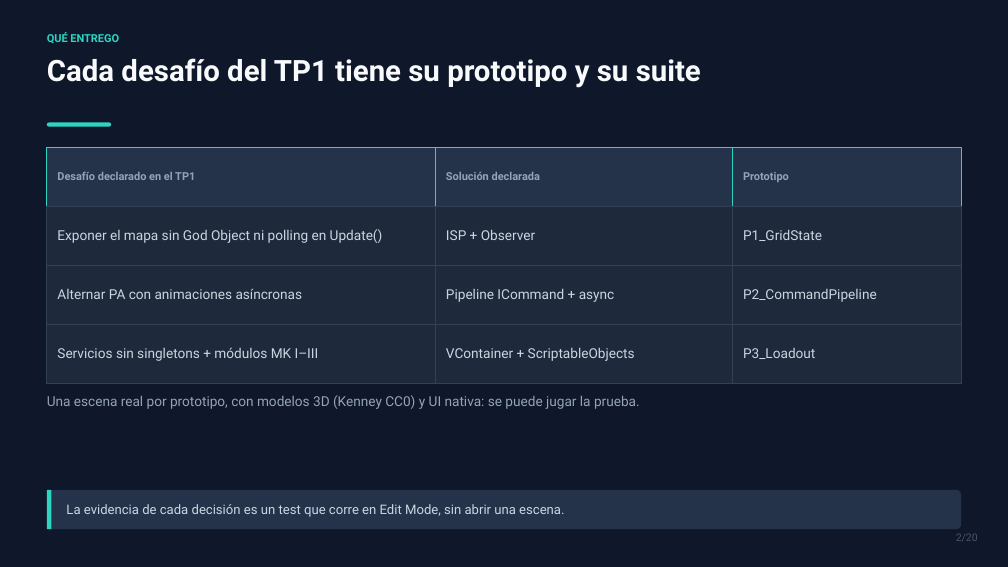
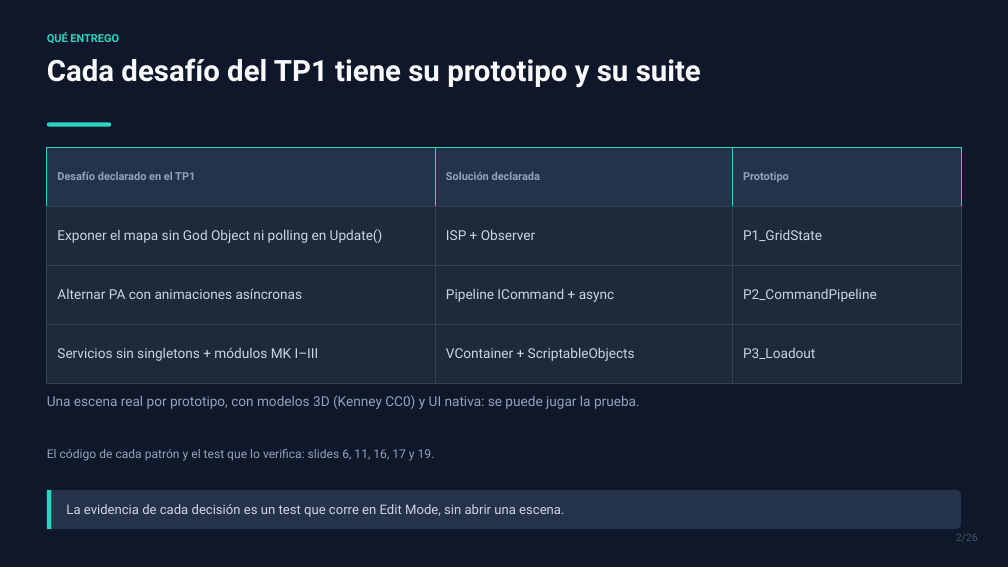
Before and after one commit to SenKetZu/HexPG, a slide deck: slide 2 of docs/presentacion/TP2-VoidHex-Tactics.pptx. Drawn at 1008x567 pixels with LibreOffice and Linux fonts; fonts in the diff are those of the drawing. Boxes give left, top, right and bottom in pixels: in the first picture for what was removed or moved away, otherwise in the second. Text is boxed around its words. In the diff, an @@ line names an element or a change of style, - is before the commit and + after.

```diff
--- a/docs/presentacion/TP2-VoidHex-Tactics.pptx
+++ b/docs/presentacion/TP2-VoidHex-Tactics.pptx
@@ text added at bbox=[47, 449, 435, 461], 11.5 pt, text #94A3B8 @@
+El código de cada patrón y el test que lo verifica: slides 6, 11, 16, 17 y 19.
```
Also in this commit, not shown: 16 other slides changed, 6 slides added, 6 other files.
